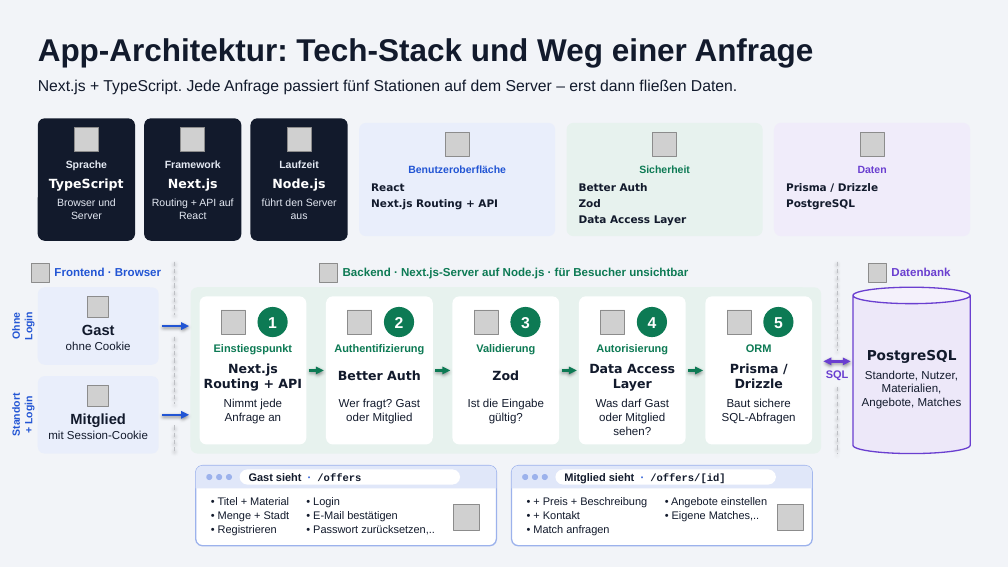
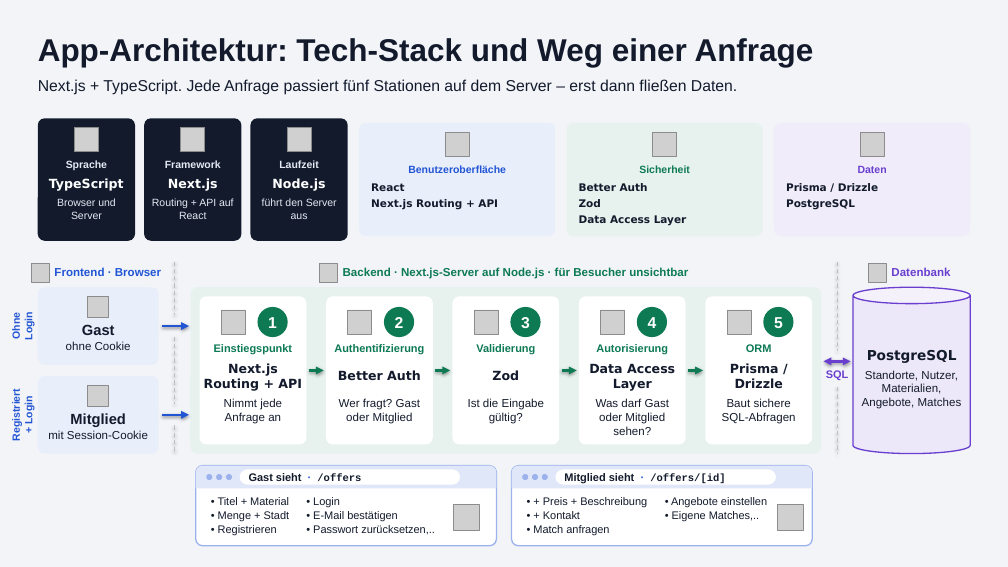
Before and after one commit to lu4k87/__project_applied_research, a slide deck: slide 1 of Praesentation/folien/App-Architektur.pptx. Drawn at 1008x567 pixels with LibreOffice and Linux fonts; fonts in the diff are those of the drawing; grey boxes stand for pictures; background and template pictures are left out. Boxes give left, top, right and bottom in pixels: in the first picture for what was removed or moved away, otherwise in the second. Text is boxed around its words. In the diff, an @@ line names an element or a change of style, - is before the commit and + after.

```diff
--- a/Praesentation/folien/App-Architektur.pptx
+++ b/Praesentation/folien/App-Architektur.pptx
@@ text at box(10, 394, 22, 440): text changed @@
-Standort
+Registriert
```
Also in this commit, not shown: 4 other files.
